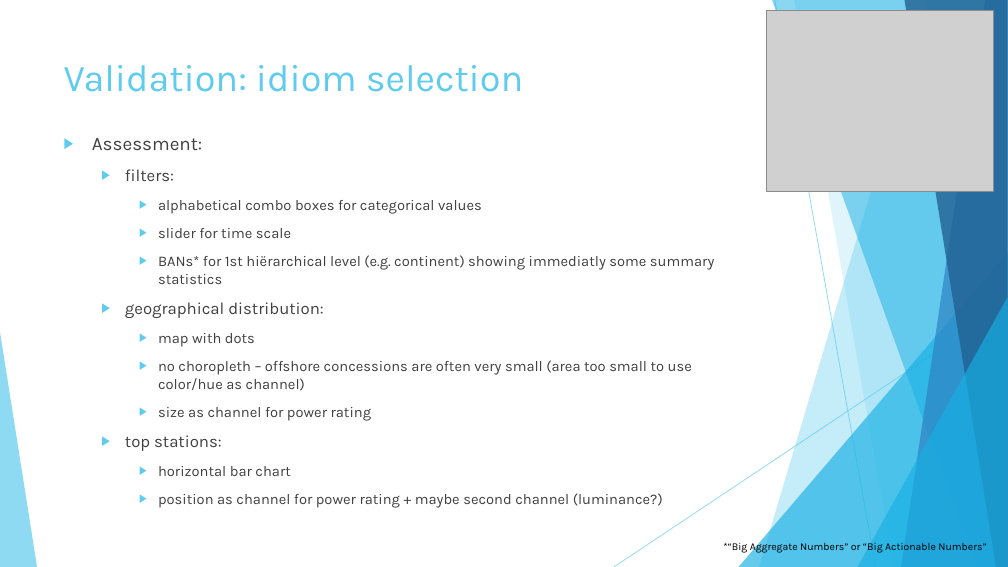
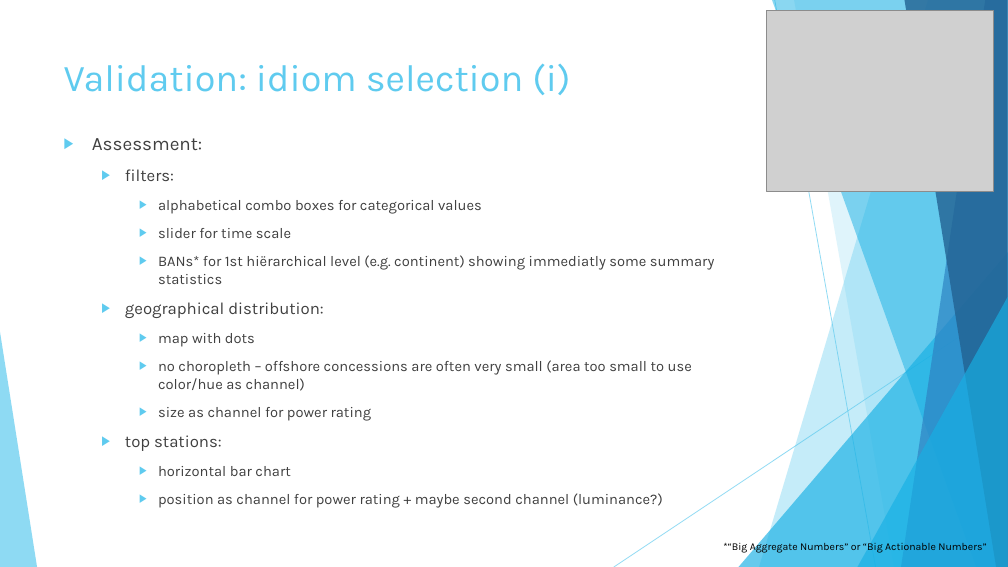
Before and after one commit to jorritvm/infovis, a slide deck: slide 6 of doc/midterm_presentation/group2_midterm_presentation.pptx. Drawn at 1008x567 pixels with LibreOffice and Linux fonts; fonts in the diff are those of the drawing; grey boxes stand for pictures. Boxes give left, top, right and bottom in pixels: in the first picture for what was removed or moved away, otherwise in the second. Text is boxed around its words. In the diff, an @@ line names an element or a change of style, - is before the commit and + after.

```diff
--- a/doc/midterm_presentation/group2_midterm_presentation.pptx
+++ b/doc/midterm_presentation/group2_midterm_presentation.pptx
@@ title at <box>64,63,570,95</box>: text changed @@
-Validation: idiom selection
+Validation: idiom selection (i)
```
Also in this commit, not shown: 5 other slides changed.
